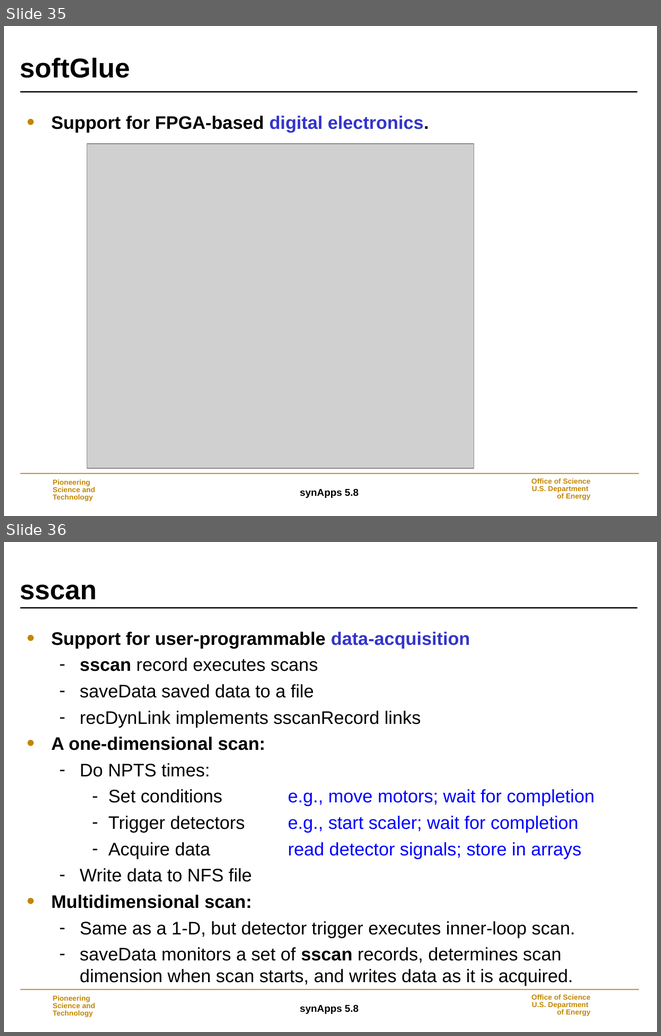
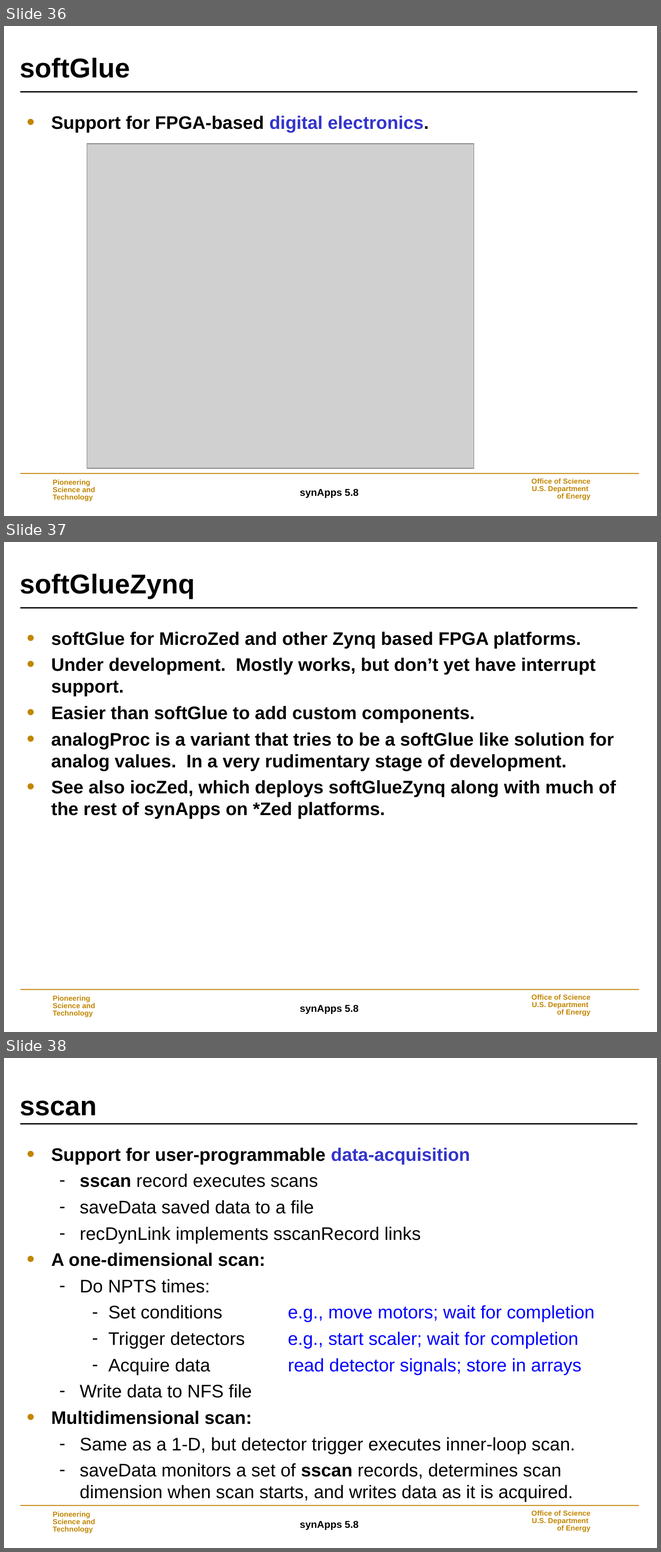
Before and after one commit to EPICS-synApps/support, a slide deck: documentation/IntroToSynApps.ppt. Shown one above the other, each under a label of ours: slides 35 and 36 before the commit, slides 36, 37 and 38 after it. The pictures are 661x1036 and 661x1552 pixels, drawn with LibreOffice and Linux fonts; fonts in the diff are those of the drawing; grey boxes stand for pictures; background and template pictures are left out. Boxes give left, top, right and bottom in pixels: in the first picture for what was removed or moved away, otherwise in the second. Text is boxed around its words. In the diff, an @@ line names an element or a change of style, - is before the commit and + after.

Commit message:
Updated with softGlueZynq and iocZed

```diff
--- a/documentation/IntroToSynApps.ppt
+++ b/documentation/IntroToSynApps.ppt
@@ slide 37 added at box(4, 542, 657, 1032), background #FFFFFF; not listed: 5 template elements that a slide beside it also shows @@
@@ title added at box(20, 573, 195, 599), 30 pt, text #000000, bold @@
+softGlueZynq
@@ text added at box(51, 632, 616, 819), 20 pt, text #000000, bold @@
+• softGlue for MicroZed and other Zynq based FPGA platforms.
+• Under development. Mostly works, but don’t yet have interrupt support.
+• Easier than softGlue to add custom components.
+• analogProc is a variant that tries to be a softGlue like solution for analog values. In a very rudimentary stage of development.
+• See also iocZed, which deploys softGlueZynq along with much of the rest of synApps on *Zed platforms.
@@ what was slide 35 is now slide 36 @@
@@ what was slide 36 is now slide 38 @@
```
Also in this commit, not shown: 2 slides changed, 2 other slides added.
